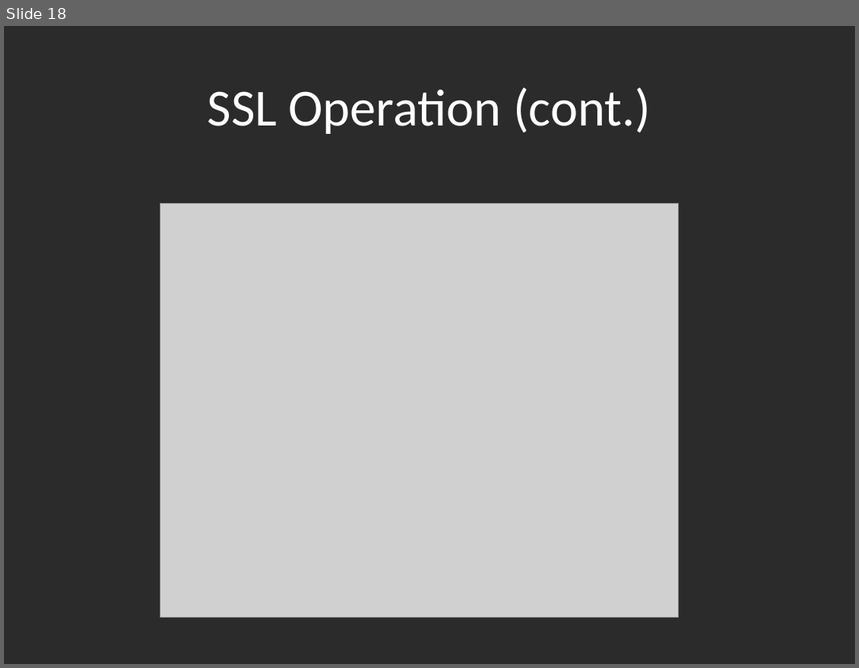
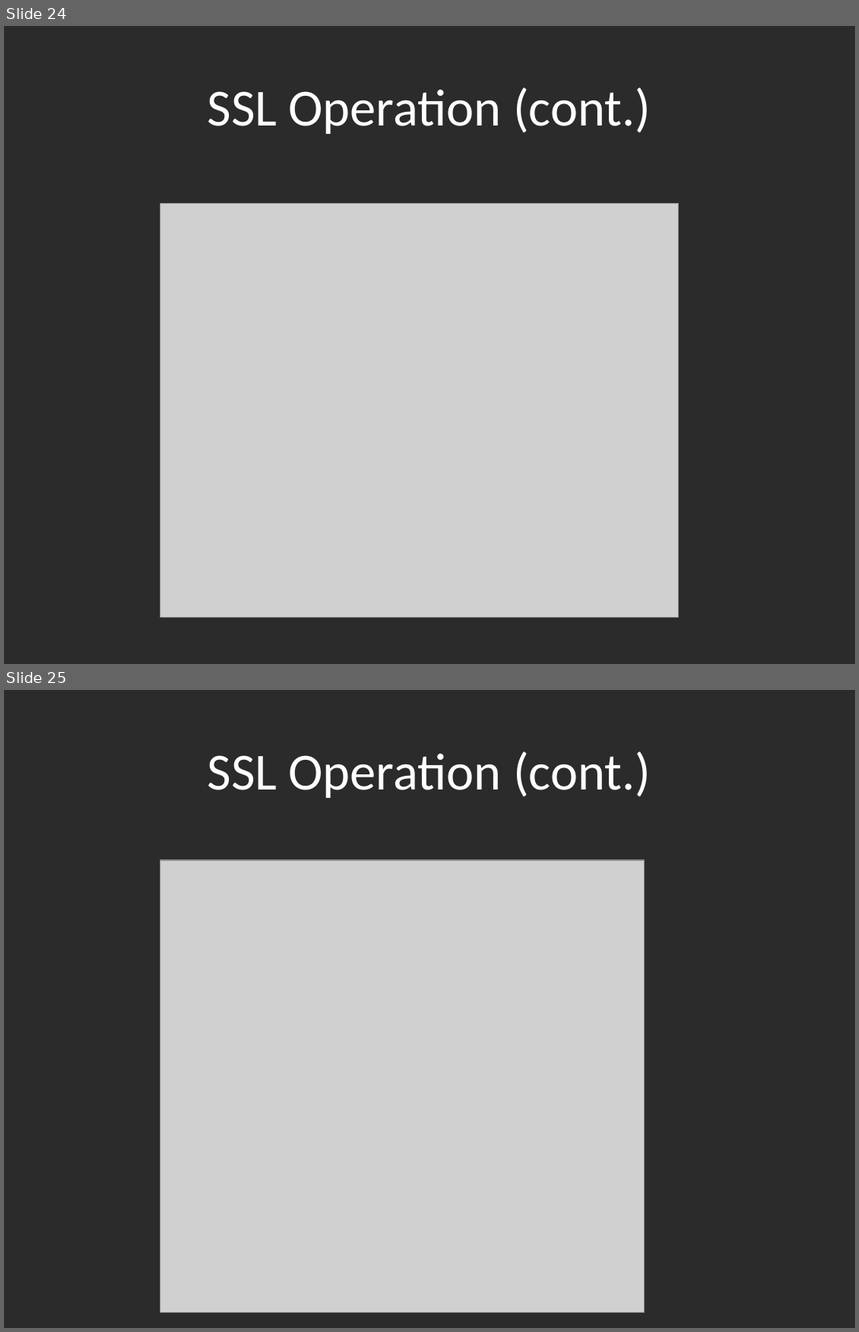
Before and after one commit to kenshincommon/ppts, a slide deck: Presentations/TLS/TLS.pptx. Shown one above the other, each under a label of ours: slide 18 before the commit, slides 24 and 25 after it. The pictures are 859x668 and 859x1332 pixels, drawn with LibreOffice and Linux fonts; fonts in the diff are those of the drawing; grey boxes stand for pictures; background and template pictures are left out; a plain dark background stands for a picture behind light text. Boxes give left, top, right and bottom in pixels: in the first picture for what was removed or moved away, otherwise in the second. Text is boxed around its words. In the diff, an @@ line names an element or a change of style, - is before the commit and + after.

```diff
--- a/Presentations/TLS/TLS.pptx
+++ b/Presentations/TLS/TLS.pptx
@@ slide 25 added at (x1=4, y1=690, x2=855, y2=1328), background picture (left out) @@
@@ title added at (x1=208, y1=752, x2=651, y2=798), 44 pt, text #FFFFFF @@
+SSL Operation (cont.)
@@ picture added at (x1=160, y1=860, x2=644, y2=1313) @@
@@ what was slide 18 is now slide 24 @@
```
Also in this commit, not shown: 9 slides changed, 8 other slides added, 3 other files.
